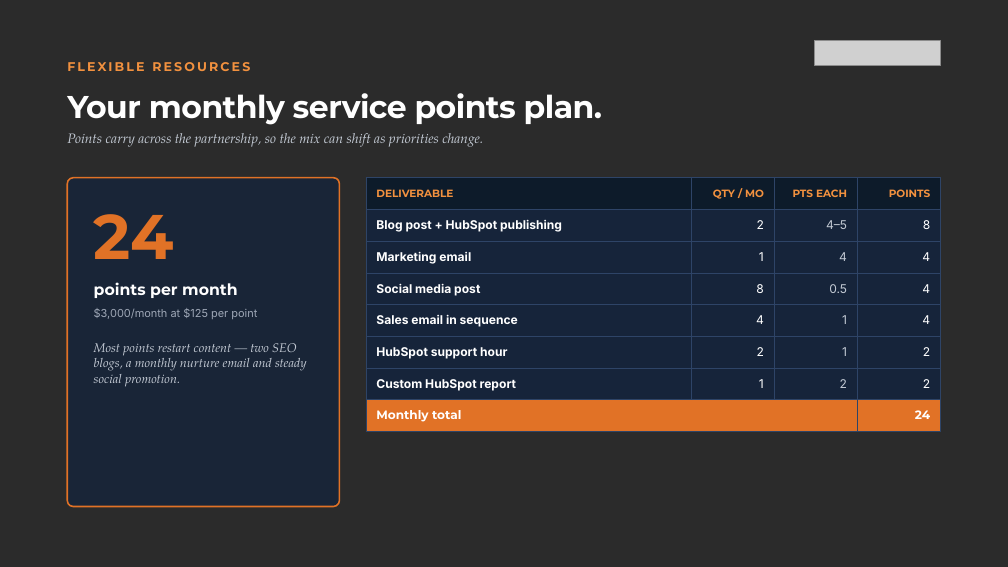
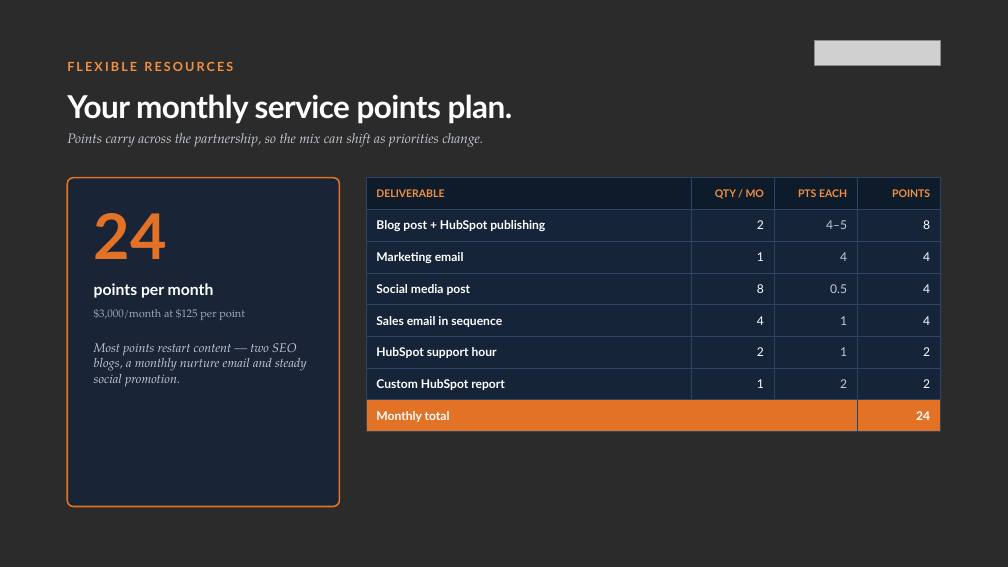
Before and after one commit to emilyhartzell20-pixel/leadg2-scoping-agent, a slide deck: slide 9 of sample-output-retainer.pptx. Drawn at 1008x567 pixels with LibreOffice and Linux fonts; fonts in the diff are those of the drawing; grey boxes stand for pictures; background and template pictures are left out; a plain dark background stands for a picture behind light text. Boxes give left, top, right and bottom in pixels: in the first picture for what was removed or moved away, otherwise in the second. Text is boxed around its words. In the diff, an @@ line names an element or a change of style, - is before the commit and + after.

```diff
--- a/sample-output-retainer.pptx
+++ b/sample-output-retainer.pptx
@@ table at (366,178,941,426) @@
@@ font Montserrat to Lato in "DELIVERABLE", "QTY / MO", "PTS EACH", "POINTS" and 2 more places @@
@@ font Inter to Lato in "Blog post + HubSpot publishing", "2", "4–5", "8" and 20 more places @@
@@ font Montserrat to Lato in 4 elements at (67,62,233,71), (67,94,513,124), (94,213,167,259), (94,283,214,298) @@
@@ text "$3,000/month at $125 per point" at (94,309,245,320): font Inter to TeX Gyre Pagella @@
```
Also in this commit, not shown: 13 other slides changed, 22 other files.
